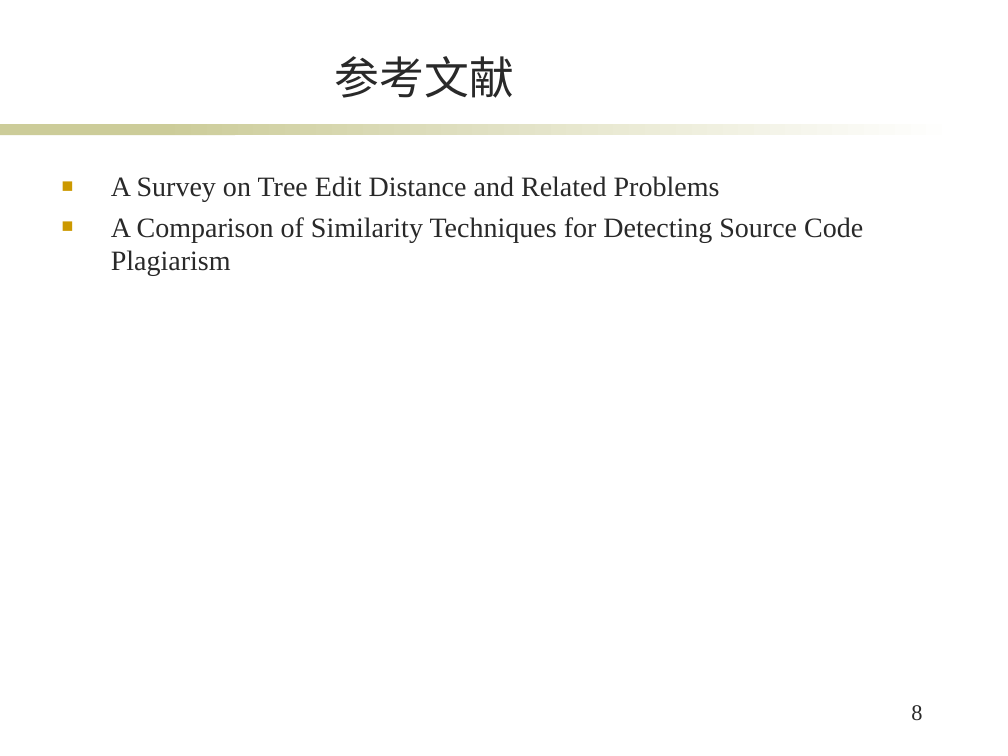
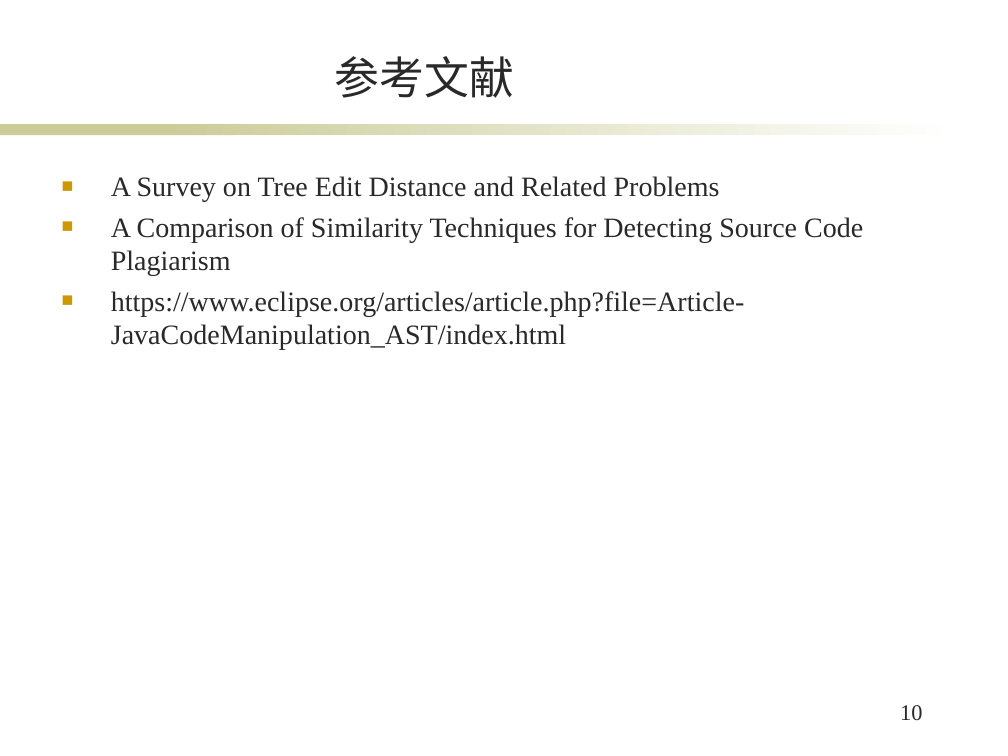
Before and after one commit to killxin/student-project, a slide deck: slide 10 of sat-ast-ted/实验报告.ppt (slide 8 before the commit). Drawn at 1008x756 pixels with LibreOffice and Linux fonts; fonts in the diff are those of the drawing; background and template pictures are left out. Boxes give left, top, right and bottom in pixels: in the first picture for what was removed or moved away, otherwise in the second. Text is boxed around its words. In the diff, an @@ line names an element or a change of style, - is before the commit and + after.

```diff
--- a/sat-ast-ted/实验报告.ppt
+++ b/sat-ast-ted/实验报告.ppt
@@ text at [111,291,744,350]: paragraph added @@
+■ https://www.eclipse.org/articles/article.php?file=Article-JavaCodeManipulation_AST/index.html
@@ page number at [900,705,922,720]: text changed @@
-8
+10
```
Also in this commit, not shown: 7 other slides changed, 2 slides added, 6 other files.
